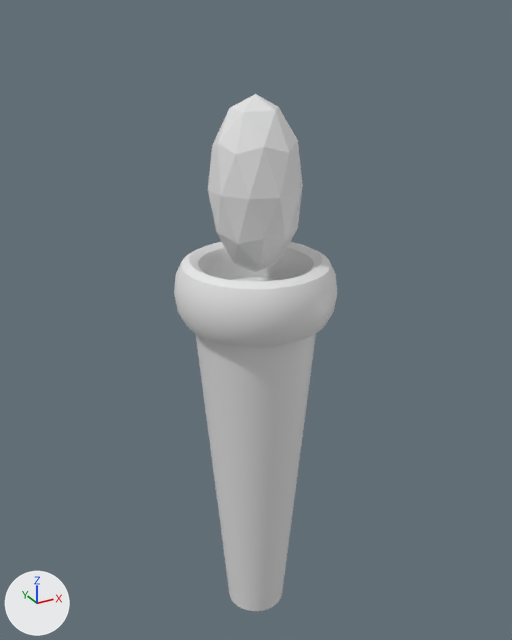
An edit to the FBX model Assets/Prefabs/torch.fbx, drawn before and after from the same camera.
The view is the same before and after, from a 50 mm camera at (-4.91, -8.94, 7.03) aimed at (0.12, 0.21, 2.45). The lights are fixed; the arrows at lower left show +X, +Y and +Z. Where no turn or scale is listed for an object, it has been applied to the vertices.
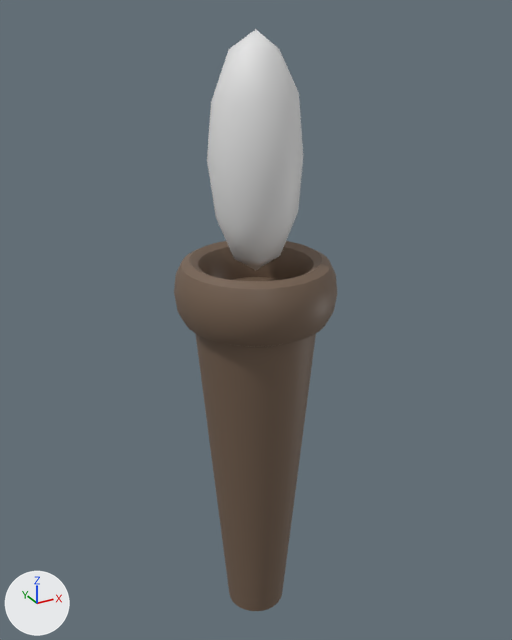
The newer file is also rescaled (x0.25), turned or shifted as a whole; pictures and numbers use the older file's frame.

Edits to the bpy script that builds the scene:
```text
Add mat_material:
    mat_material = principled_material('Material')
    mat_material.base_color = (0.176, 0.116, 0.0782)  # brown #74604f
Change me_torchbody_001:
    where me_torchbody_001.from_pydata(...)  # 673 vertices, 705 faces; spans x -1.25..1.25, y -1.25..1.25, z -6.08..0.5
    add me_torchbody_001.materials.append(mat_material)  # brown #74604f
Change ob_icosphere:
    ob_icosphere.location: (0.0, 0.0, 4.66) -> (0.0, 0.0, 5.08)
    ob_icosphere.scale: (0.7, 0.7, 1.3) -> (0.7, 0.7, 1.7)
```

Pixel boxes [x1, y1, x2, y2] of what changed, in the pictures (512 x 640 px):
'Torus', recoloured (grey to brown)
    both: [174, 241, 337, 611]
'Icosphere', moved, rescaled (36% taller)
    before: [208, 94, 303, 272]
    after: [207, 29, 303, 271]
